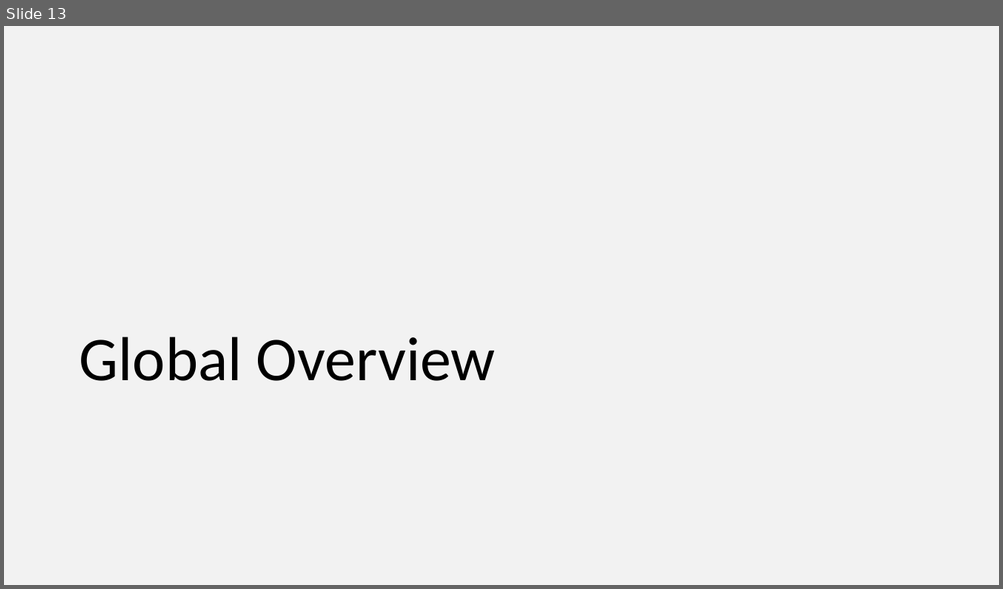
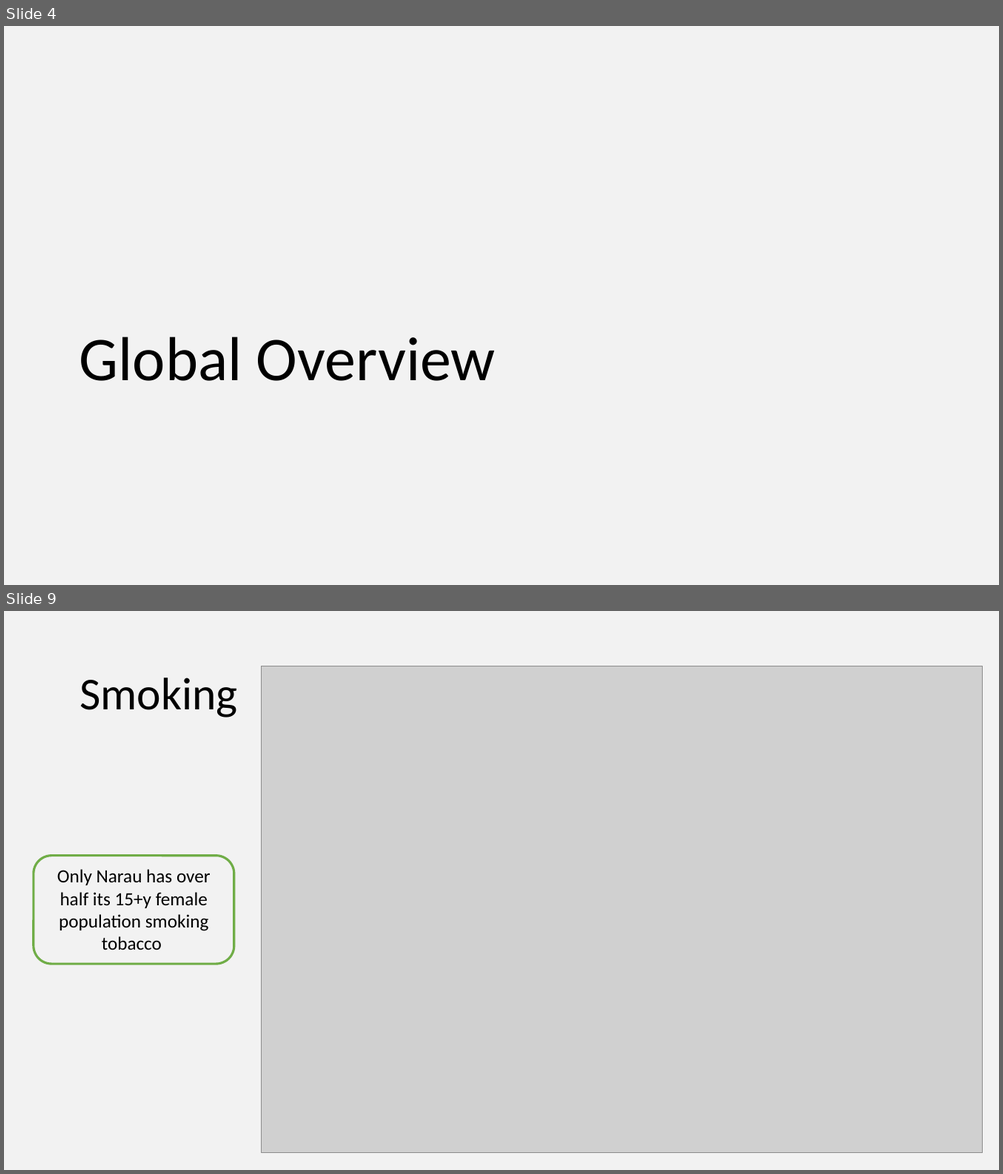
Before and after one commit to IE2020term2TeamE/Group_assigment2_DV, a slide deck: Group Assignment 02 - Group E_Consolidated.pptx. Shown one above the other, each under a label of ours: slide 13 before the commit, slides 4 and 9 after it; the slides between them are not shown. The pictures are 1003x589 and 1003x1174 pixels, drawn with LibreOffice and Linux fonts; fonts in the diff are those of the drawing; grey boxes stand for pictures. Boxes give left, top, right and bottom in pixels: in the first picture for what was removed or moved away, otherwise in the second. Text is boxed around its words. In the diff, an @@ line names an element or a change of style, - is before the commit and + after.

```diff
--- a/Group Assignment 02 - Group E_Consolidated.pptx
+++ b/Group Assignment 02 - Group E_Consolidated.pptx
@@ slide 9 added at <box>4,611,999,1170</box>, background #F2F2F2 @@
@@ picture added at <box>262,667,982,1153</box> @@
@@ title added at <box>79,678,237,718</box>, 44 pt, text #000000 @@
+Smoking
@@ rounded rectangle added at <box>34,856,235,964</box>, outline #70AD47 2.25 pt, 18 pt, text #000000 @@
+Only Narau has over half its 15+y female population smoking tobacco
@@ what was slide 13 is now slide 4 @@
```
Also in this commit, not shown: 3 slides changed, 14 other slides added, 12 slides removed.
